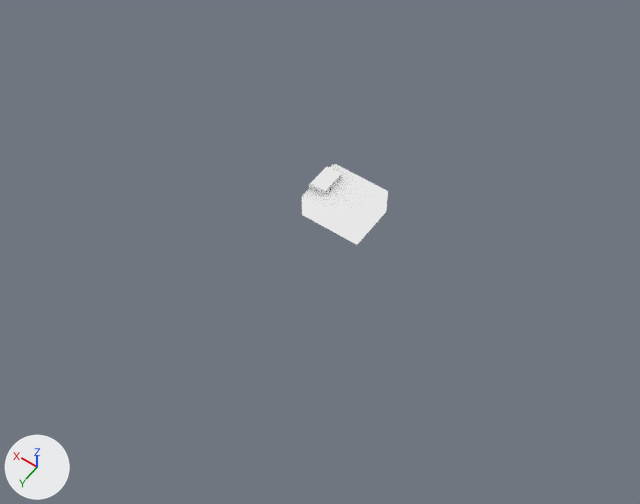
The Blender file 3D/model_for_dslan.blend as it was, and as the next commit left it.
The view is the same before and after, from a 50 mm camera at (-21.6, 31.4, 42.8) aimed at (-1.3, 2.9, -2.0). The axes (+X, +Y, +Z) are drawn at lower left. The lights are the same throughout.
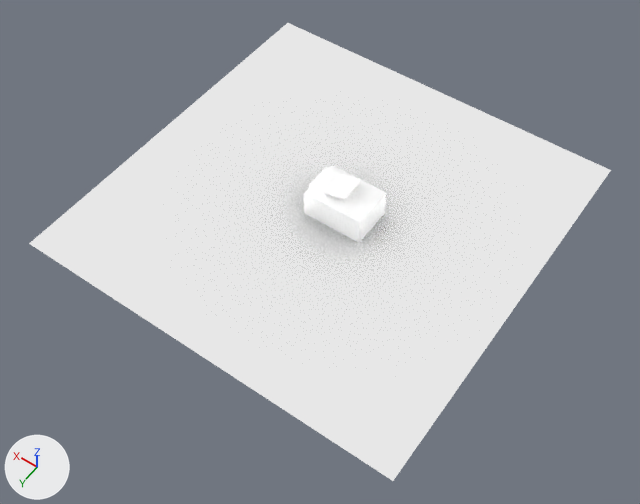
The change, as JSON lines over the scene's bpy script:
```json
{"block": "mat_material", "change": "nodes: AmbientOcclusion, OutputMaterial"}
{"block": "mat_material", "change": "colours: white #e7e7e7"}
{"block": "mat_material", "change": "nodes: AddShader, AmbientOcclusion, BsdfAnisotropic, BsdfGlass, MixShader, OutputMaterial"}
{"block": "me_cube", "where": "# used by ob_cube; location = (0.0, 0.0, 0.0); scale = (1.0, 1.7, 1.0)"}
{"op": "remove", "block": "me_cube", "code": "me_cube.from_pydata(...)  # 348 vertices, 325 faces, 1 loose edge; spans x -3.29..1.0, y -1.0..1.0, z -1.0..1.4"}
{"op": "add", "block": "me_cube", "code": "me_cube.from_pydata(...)  # 410 vertices, 386 faces, 1 loose edge; spans x -3.29..1.0, y -0.88..0.88, z -1.0..1.83"}
{"block": "me_cube", "change": "me_cube part 1"}
{"block": "me_cube", "change": "15 faces are deleted"}
{"block": "me_cube", "change": "19 vertices in x -3.29..1.0, y 1.0, z -1.0..1.0 move by (0.0, -0.12, 0.0)"}
{"block": "me_cube", "change": "19 vertices in x -3.29..1.0, y -1.0, z -1.0..1.0 move by (0.0, 0.12, 0.0)"}
{"block": "me_cube", "change": "2 vertices are added at (0.7, 0.53, 1.2), (0.7, -0.53, 1.2)"}
{"block": "me_cube", "change": "12 new vertices lie (0.0, 0.0, 0.2) away from vertices in x -0.24, y -0.53..0.53, z 1.0"}
{"block": "me_cube", "change": "12 new vertices lie (-0.67, 0.0, 0.13) away from vertices in x -0.24, y -0.53..0.53, z 1.2"}
{"block": "me_cube", "change": "12 new vertices lie (-0.66, 0.0, 0.13) away from vertices in x -0.25, y -0.53..0.53, z 1.4"}
{"block": "me_cube", "change": "24 new vertices lie (-0.84, 0.0, 0.3) away from vertices in x -0.91, y -0.53..0.53, z 1.33..1.53"}
{"block": "me_cube", "change": "76 new faces join them"}
{"op": "remove", "block": "ob_plane", "code": "ob_plane.hide_viewport = True"}
```

Pixel boxes (x1, y1, x2, y2) of what changed, in the pictures (640 x 504 px):
```json
{"object": "Plane", "change": "shown", "after": [29, 23, 611, 481]}
{"object": "Cube", "change": "recoloured, reshaped", "before": [302, 164, 388, 245], "after": [303, 166, 386, 243]}
```
